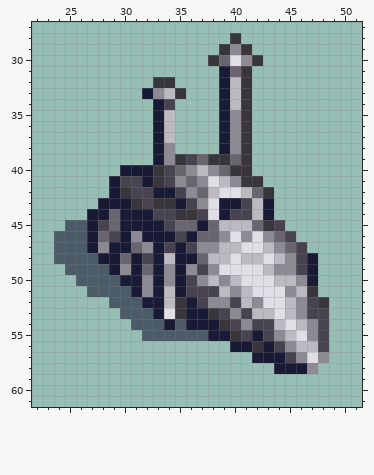
Two states of a sprite sheet, images/units/mech-drill.png. That is the earlier state.
The file is 72x72 pixels. Shown: x 22..51, y 27..61.
New version:
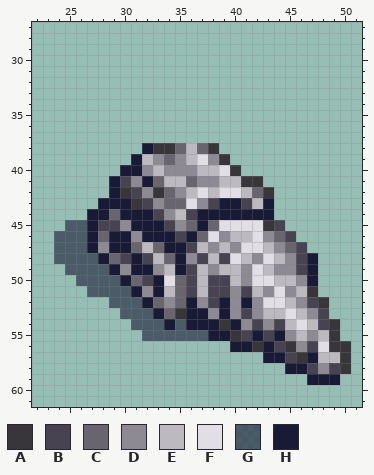
Palette (. is transparent): A #38353b  B #484350  C #69656f  D #8e8a94  E #bcb9c1  F #e1dfe5  G #191a3699  H #191a36
Diff:
Changed rows in their new state; - is an unchanged pixel.
first column x 29:
28 -----------.----------
29 ----------...---------
30 ---------.....--------
31 ----------...---------
32 ----..----...---------
33 ---....---...---------
34 ----..----...---------
35 ----..----...---------
36 ----..----...---------
37 ----..----...---------
38 ---HAACECA...---------
39 --HEDCDEFD-..---------
40 ---DEDD--EF-.---------
41 --D-CEE--D-E----------
42 ---DACDEF-------------
43 ----DCCF-B------------
44 -----DEBHH-HHH--------
45 BD----D---FFFF--------
46 H--------F-EE---------
47 ---ECH--E--D----------
48 CB--EC-DB-B--D--------
49 ---HDE-BE-EED---------
50 --CB-FC-EBB-D---------
51 ------C-E-B-BED-------
52 ----CDC-DBHDH---------
53 -----C---DH--D-EFED---
54 -----------H--DBEFE-A-
55 ---------------HDE-EA-
56 ----------------ADBFAA
57 -------------.---AHEEA
58 ---------------.--BDBA
59 ------------------HHH-
Pixel boxes of the changes (left, top, right, bottom) in both pictures:
changed: (109, 33, 351, 385)
